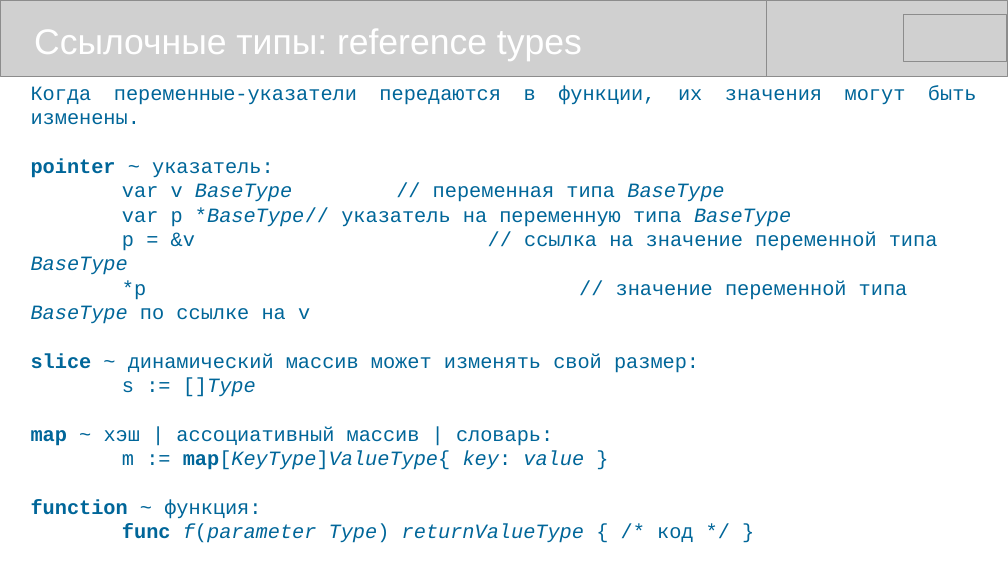
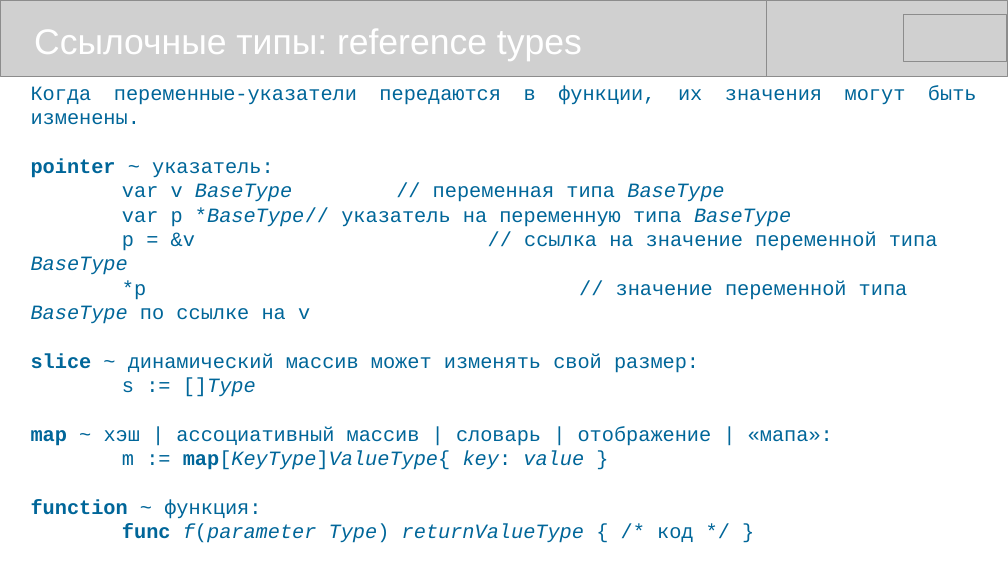
Before and after one commit to mike-shock/Go_language, a slide deck: slide 22 of Go_Review.odp. Drawn at 1008x567 pixels with LibreOffice and Linux fonts; fonts in the diff are those of the drawing; grey boxes stand for pictures. Boxes give left, top, right and bottom in pixels: in the first picture for what was removed or moved away, otherwise in the second. Text is boxed around its words. In the diff, an @@ line names an element or a change of style, - is before the commit and + after.

```diff
--- a/Go_Review.odp
+++ b/Go_Review.odp
@@ text at (31,427,833,446): text changed @@
-map ~ хэш | ассоциативный массив | словарь:
+map ~ хэш | ассоциативный массив | словарь | отображение | «мапа»:
```
Also in this commit, not shown: 1 other slide changed, 1 other file.
